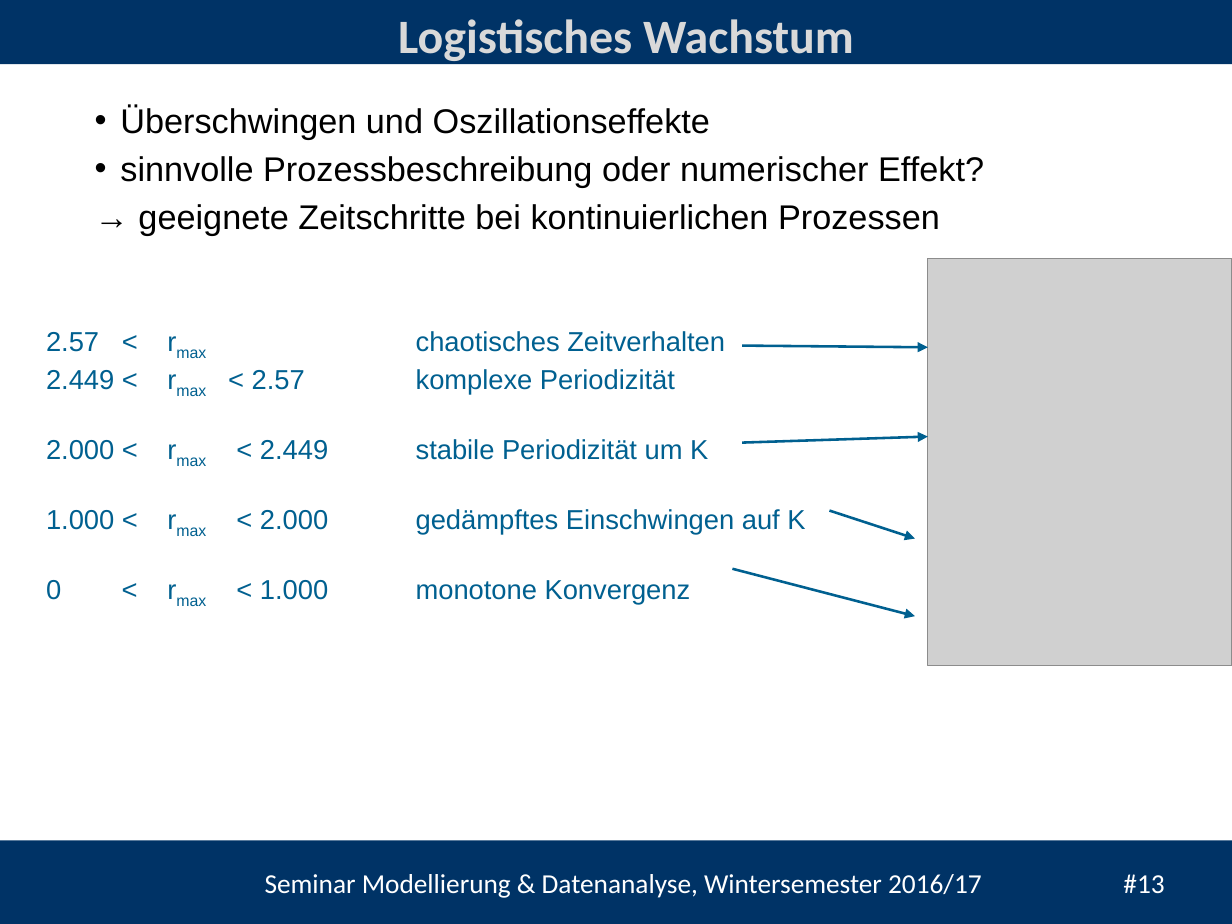
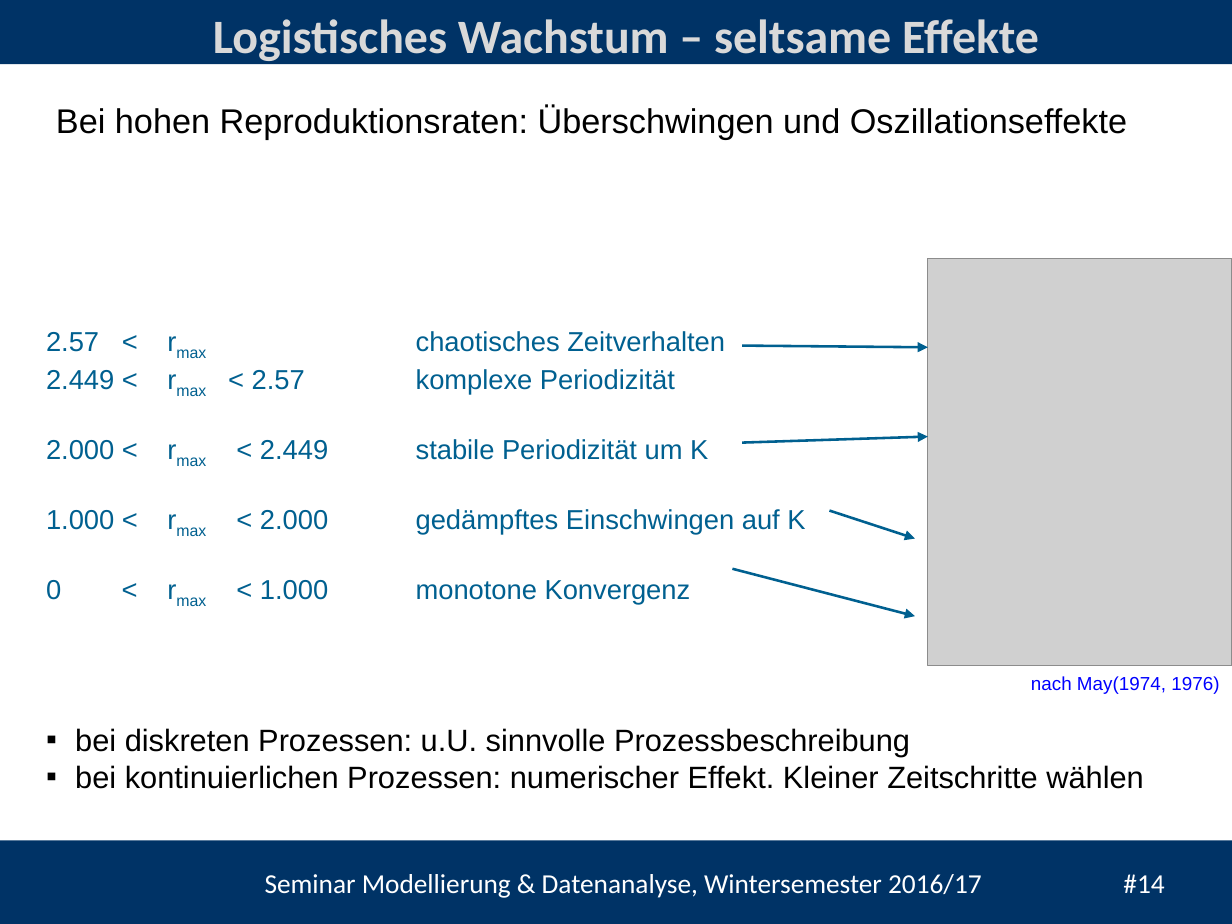
Before and after one commit to heistermann/Einf_Modellierung, a slide deck: slide 14 of Termin_2/Termin_5_Populationsmodelle.pptx (slide 13 before the commit). Drawn at 1232x924 pixels with LibreOffice and Linux fonts; fonts in the diff are those of the drawing; grey boxes stand for pictures; background and template pictures are left out. Boxes give left, top, right and bottom in pixels: in the first picture for what was removed or moved away, otherwise in the second. Text is boxed around its words. In the diff, an @@ line names an element or a change of style, - is before the commit and + after.

```diff
--- a/Termin_2/Termin_5_Populationsmodelle.pptx
+++ b/Termin_2/Termin_5_Populationsmodelle.pptx
@@ title at (x1=213, y1=19, x2=1039, y2=65): text changed @@
-Logistisches Wachstum
+Logistisches Wachstum – seltsame Effekte
@@ text at (x1=56, y1=106, x2=1127, y2=140): text changed @@
-• Überschwingen und Oszillationseffekte
-• sinnvolle Prozessbeschreibung oder numerischer Effekt?
-→ geeignete Zeitschritte bei kontinuierlichen Prozessen
+Bei hohen Reproduktionsraten: Überschwingen und Oszillationseffekte
@@ text added at (x1=1031, y1=676, x2=1219, y2=694), 11 pt, text #0000FF @@
+nach May(1974, 1976)
@@ text added at (x1=75, y1=728, x2=1144, y2=789), 18 pt, text #000000 @@
+▪ bei diskreten Prozessen: u.U. sinnvolle Prozessbeschreibung
+▪ bei kontinuierlichen Prozessen: numerischer Effekt. Kleiner Zeitschritte wählen
@@ text at (x1=265, y1=874, x2=1164, y2=898): text changed @@
-Seminar Modellierung & Datenanalyse, Wintersemester 2016/17 #13
+Seminar Modellierung & Datenanalyse, Wintersemester 2016/17 #14
```
Also in this commit, not shown: 9 other slides changed, 1 slide added, 6 other files.
